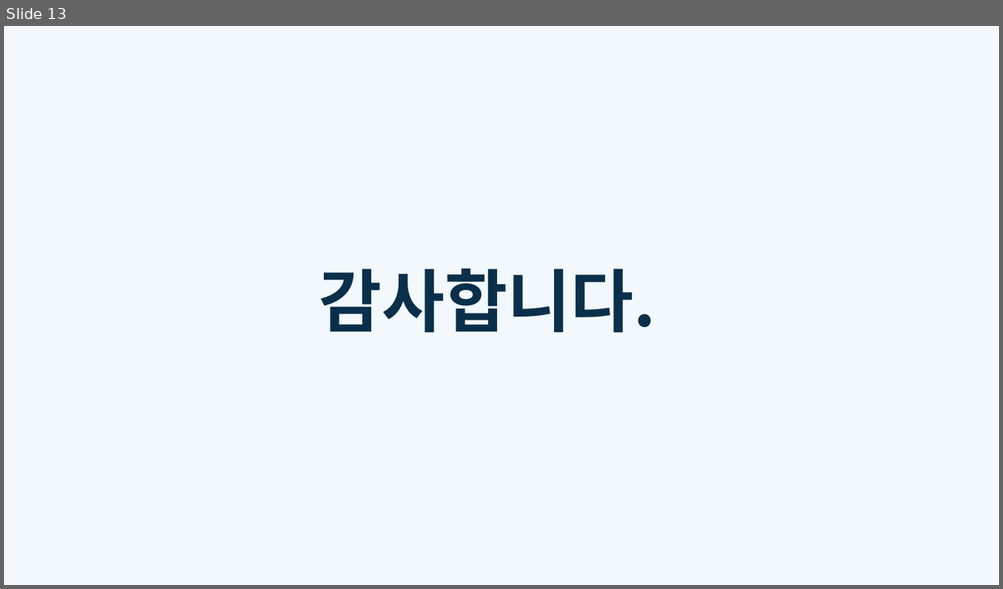
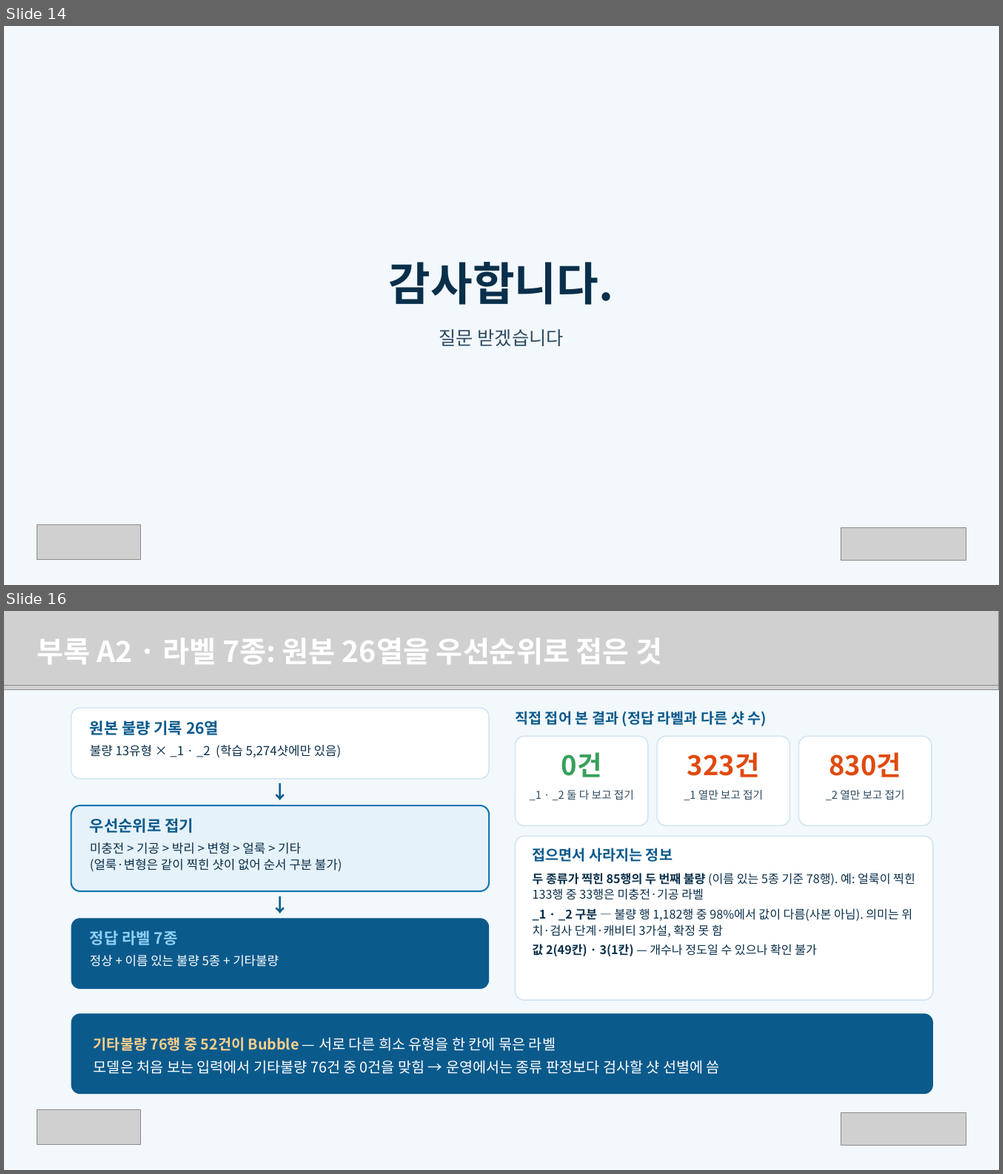
Before and after one commit to hajin-eng/team1-deeplearning, a slide deck: 최종프로젝트_학생배포/보고서/발표자료_1조.pptx. Shown one above the other, each under a label of ours: slide 13 before the commit, slides 14 and 16 after it; the slides between them are not shown. The pictures are 1003x589 and 1003x1174 pixels, drawn with LibreOffice and Linux fonts; fonts in the diff are those of the drawing; grey boxes stand for pictures. Boxes give left, top, right and bottom in pixels: in the first picture for what was removed or moved away, otherwise in the second. Text is boxed around its words. In the diff, an @@ line names an element or a change of style, - is before the commit and + after.

Commit message:
README·requirements 추가, 발표 자료를 최종본으로 교체, 옛 웹 보고서와 절대경로 스크립트 삭제

```diff
--- a/최종프로젝트_학생배포/보고서/발표자료_1조.pptx
+++ b/최종프로젝트_학생배포/보고서/발표자료_1조.pptx
@@ slide 16 added at [4, 611, 999, 1170], background #F2F8FC @@
@@ picture added at [4, 611, 999, 686] @@
@@ text added at [37, 638, 663, 664], 28 pt, text #FFFFFF, bold @@
+부록 A2 · 라벨 7종: 원본 26열을 우선순위로 접은 것
@@ picture added at [4, 686, 999, 690] @@
@@ rounded rectangle added at [71, 708, 489, 779], fill #FFFFFF, outline #CFE3F0 1 pt @@
@@ text added at [90, 721, 219, 735], 15 pt, text #0B5A8C, bold @@
+원본 불량 기록 26열
@@ text added at [515, 711, 767, 726], 14 pt, text #0B5A8C, bold @@
+직접 접어 본 결과 (정답 라벨과 다른 샷 수)
@@ rounded rectangle added at [515, 736, 648, 826], fill #FFFFFF, outline #CFE3F0 1 pt @@
@@ rounded rectangle added at [657, 736, 790, 826], fill #FFFFFF, outline #CFE3F0 1 pt @@
@@ rounded rectangle added at [799, 736, 931, 826], fill #FFFFFF, outline #CFE3F0 1 pt @@
@@ text added at [90, 745, 341, 758], 12 pt, text #0A2F4A @@
+불량 13유형 × _1 · _2 (학습 5,274샷에만 있음)
@@ text added at [561, 752, 602, 777], 26 pt, text #37A05C, bold @@
+0건
@@ text added at [687, 752, 760, 777], 26 pt, text #E04A0F, bold @@
+323건
@@ text added at [828, 752, 901, 777], 26 pt, text #E04A0F, bold @@
+830건
@@ text added at [71, 779, 489, 804], 18 pt, text #0B5A8C, bold @@
+↓
@@ rounded rectangle added at [71, 806, 489, 891], fill #E6F2FA, outline #1676B2 1.5 pt @@
@@ text added at [529, 790, 634, 800], 10.5 pt, text #2E4A60 @@
+_1 · _2 둘 다 보고 접기
@@ text added at [683, 790, 762, 800], 10.5 pt, text #2E4A60 @@
+_1 열만 보고 접기
@@ text added at [825, 790, 905, 800], 10.5 pt, text #2E4A60 @@
+_2 열만 보고 접기
@@ text added at [90, 818, 193, 833], 15 pt, text #0B5A8C, bold @@
+우선순위로 접기
@@ text added at [90, 843, 342, 871], 12 pt, text #0A2F4A @@
+미충전 > 기공 > 박리 > 변형 > 얼룩 > 기타
+(얼룩·변형은 같이 찍힌 샷이 없어 순서 구분 불가)
@@ rounded rectangle added at [515, 836, 933, 1000], fill #FFFFFF, outline #CFE3F0 1 pt @@
@@ text added at [532, 848, 672, 862], 14 pt, text #0B5A8C, bold @@
+접으면서 사라지는 정보
@@ text added at [532, 871, 915, 957], 11.5 pt, text #0A2F4A @@
+두 종류가 찍힌 85행의 두 번째 불량 (이름 있는 5종 기준 78행). 예: 얼룩이 찍힌 133행 중 33행은 미충전·기공 라벨
+_1 · _2 구분 — 불량 행 1,182행 중 98%에서 값이 다름(사본 아님). 의미는 위치·검사 단계·캐비티 3가설, 확정 못 함
+값 2(49칸) · 3(1칸) — 개수나 정도일 수 있으나 확인 불가
@@ text added at [71, 891, 489, 917], 18 pt, text #0B5A8C, bold @@
+↓
@@ rounded rectangle added at [71, 918, 489, 989], fill #0B5A8C @@
@@ text added at [90, 931, 178, 945], 15 pt, text #8FD0F5, bold @@
+정답 라벨 7종
@@ text added at [90, 955, 279, 967], 12 pt, text #FFFFFF @@
+정상 + 이름 있는 불량 5종 + 기타불량
@@ rounded rectangle added at [71, 1014, 933, 1094], fill #0B5A8C @@
@@ text added at [94, 1037, 720, 1074], 14 pt, text #FFFFFF @@
+기타불량 76행 중 52건이 Bubble — 서로 다른 희소 유형을 한 칸에 묶은 라벨
+모델은 처음 보는 입력에서 기타불량 76건 중 0건을 맞힘 → 운영에서는 종류 판정보다 검사할 샷 선별에 씀
@@ picture added at [37, 1111, 141, 1145] @@
@@ picture added at [841, 1113, 966, 1146] @@
@@ what was slide 13 is now slide 14 @@
@@ slide 14 changed as well @@
@@ text "감사합니다.": place and size @@
-text "감사합니다." at [318, 269, 655, 333]
+text "감사합니다." at [389, 262, 614, 305]
@@ text "감사합니다." at [389, 262, 614, 305]: size 66 to 44 pt; alignment left to centre; line spacing 1 to 1.1 @@
@@ text added at [439, 329, 563, 346], 18 pt, text #2E4A60 @@
+질문 받겠습니다
@@ picture added at [37, 526, 141, 560] @@
@@ picture added at [841, 528, 966, 561] @@
```
Also in this commit, not shown: 11 other slides changed, 7 other slides added, 1 slide removed, 7 other files.
